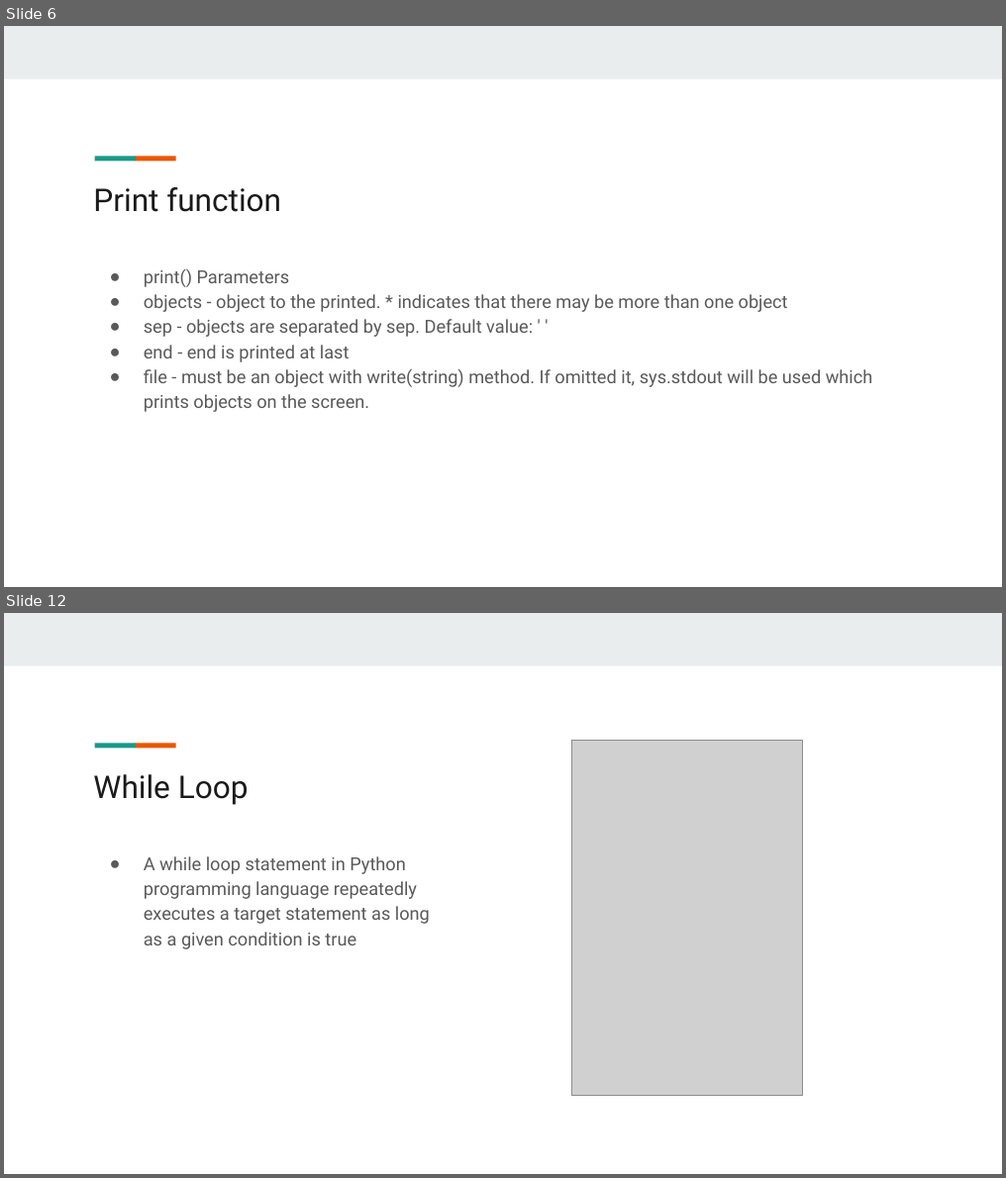
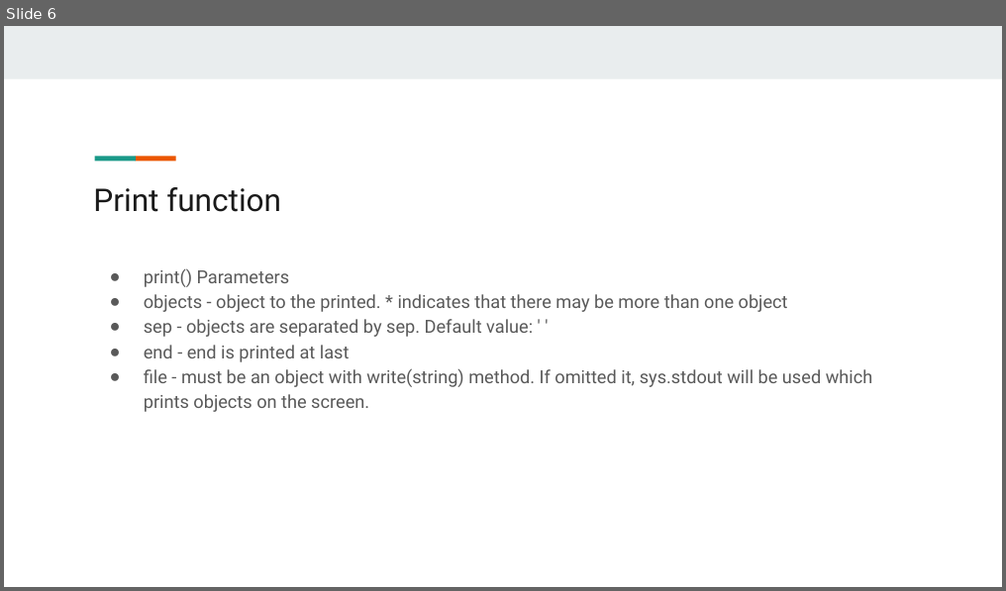
Before and after one commit to giridhersadineni/pythonsrec, a slide deck: 02.Operators & Conditional Statements/2. Python Operators.pptx. Shown one above the other, each under a label of ours: slides 6 and 12 before the commit, slide 6 after it; the slides between them are not shown. The pictures are 1006x1178 and 1006x591 pixels, drawn with LibreOffice and Linux fonts; fonts in the diff are those of the drawing; grey boxes stand for pictures. Boxes give left, top, right and bottom in pixels: in the first picture for what was removed or moved away, otherwise in the second. Text is boxed around its words. In the diff, an @@ line names an element or a change of style, - is before the commit and + after.

```diff
--- a/02.Operators & Conditional Statements/2. Python Operators.pptx
+++ b/02.Operators & Conditional Statements/2. Python Operators.pptx
@@ slide 12 removed at (x1=4, y1=613, x2=1002, y2=1174), background #FFFFFF; not listed: 3 template elements that a slide beside it also shows @@
@@ picture removed at (x1=572, y1=740, x2=803, y2=1095) @@
@@ title removed at (x1=93, y1=774, x2=249, y2=805) @@
-While Loop
@@ text removed at (x1=144, y1=857, x2=430, y2=950) @@
-● A while loop statement in Python programming language repeatedly executes a target statement as long as a given condition is true
```
Also in this commit, not shown: 17 other slides removed, 30 other files.
